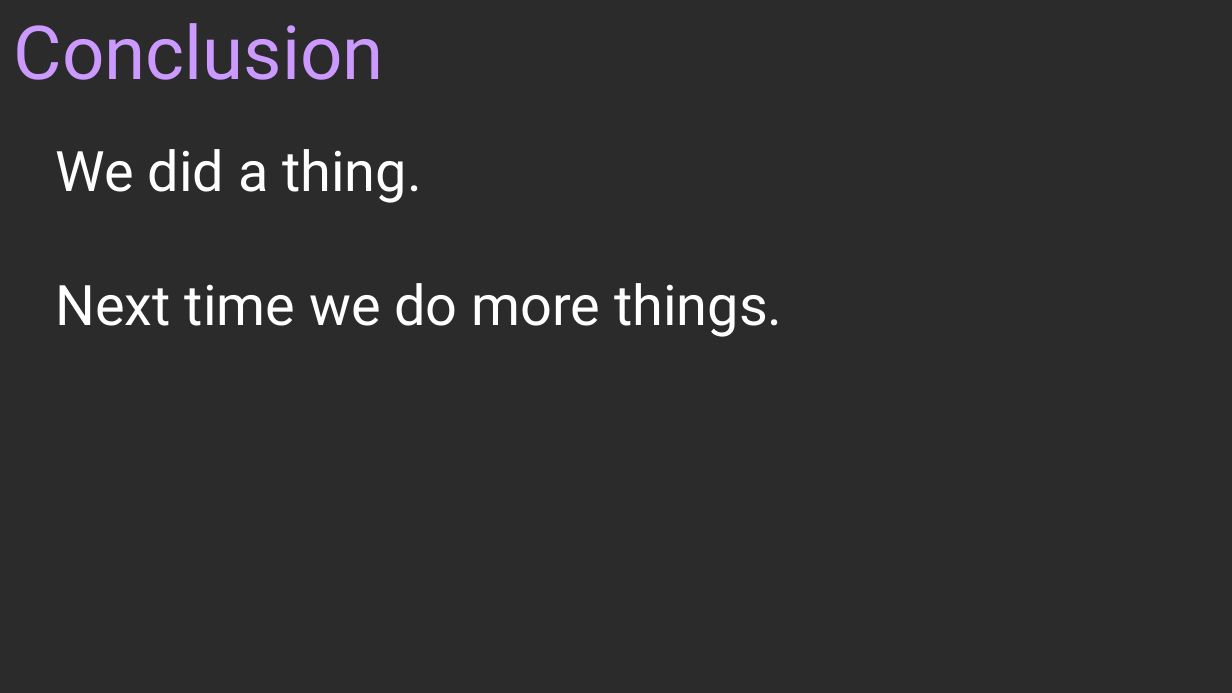
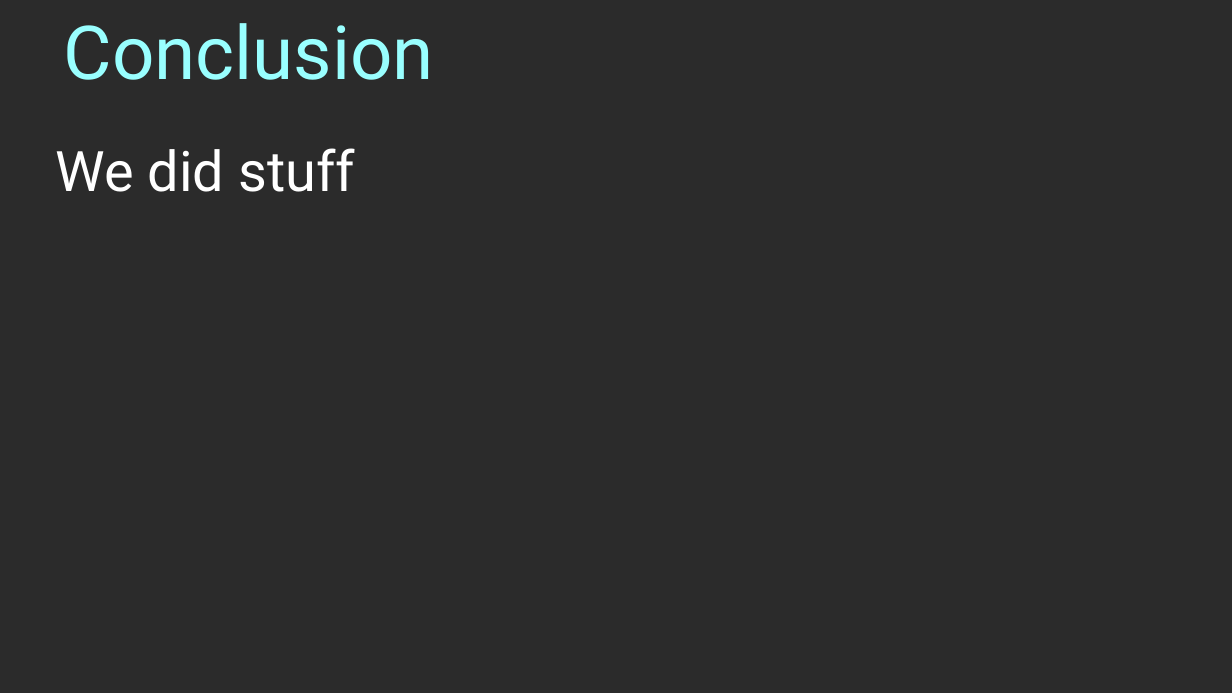
Before and after one commit to nguyenchithien/CS211-Discrete-Structures-II, a slide deck: slide 5 of Lectures/TEMPLATE_16_9.odp. Drawn at 1232x693 pixels with LibreOffice and Linux fonts; fonts in the diff are those of the drawing; background and template pictures are left out; a plain dark background stands for a picture behind light text. Boxes give left, top, right and bottom in pixels: in the first picture for what was removed or moved away, otherwise in the second. Text is boxed around its words. In the diff, an @@ line names an element or a change of style, - is before the commit and + after.

```diff
--- a/Lectures/TEMPLATE_16_9.odp
+++ b/Lectures/TEMPLATE_16_9.odp
@@ title "Conclusion": place and size @@
-title "Conclusion" at box(14, 23, 384, 80)
+title "Conclusion" at box(64, 23, 434, 80)
@@ title "Conclusion" at box(64, 23, 434, 80): text colour #CC99FF to #99FFFF @@
@@ text at box(56, 148, 355, 192): text changed @@
-We did a thing.
-Next time we do more things.
+We did stuff
```
Also in this commit, not shown: 4 other slides changed, 5 other files.
